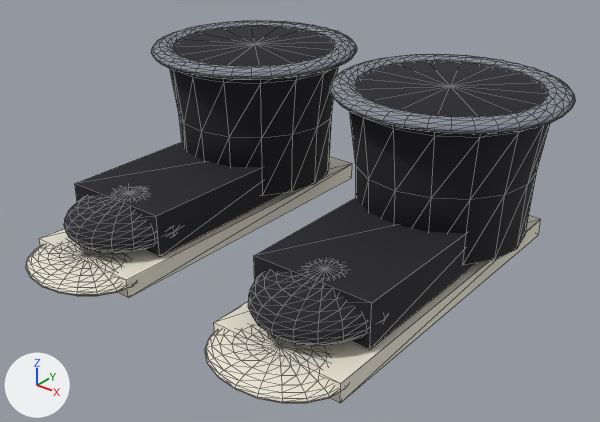
Before and after pictures for a commit that changed the glTF model public/models/wear/shoes_start_m.glb.
Both versions are drawn from a 50 mm camera at (0.408, -0.571, 0.346) aimed at (0.019, -0.085, 0.045). Arrows for +X, +Y and +Z are at lower left; the lights stay in place. The older version comes first. Mesh edges are drawn as thin lines. Vertices at exactly the same position are counted once.
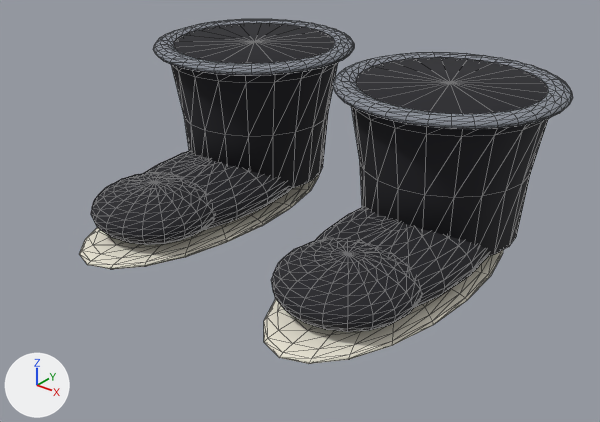
Changed parts and their boxes (x1, y1, x2, y2) in the pictures (600 x 422 px; the box of a moved part takes in the faces that stretch with it):
'Mesh_0', reshaped
    before: (64, 25, 550, 349)
    after: (91, 23, 548, 332)
'Mesh_2', reshaped (18% narrower, 23% shorter)
    before: (26, 157, 541, 403)
    after: (79, 175, 503, 364)
'Mesh_1', reshaped
    before: (151, 20, 575, 134)
    after: (153, 18, 573, 129)
part 1 of me_mesh_0, added
    after: (315, 207, 489, 308)
part 2 of me_mesh_0, added
    after: (272, 238, 422, 332)
part 3 of me_mesh_0, added
    after: (144, 151, 291, 230)
part 4 of me_mesh_0, added
    after: (91, 172, 214, 245)
part 5 of me_mesh_0, deleted
    before: (64, 195, 156, 253)
part 6 of me_mesh_0, deleted
    before: (248, 271, 368, 346)
part 7 of me_mesh_0, moved or reshaped
    before: (75, 25, 550, 349)
    after: (171, 23, 548, 256)
part 8 of me_mesh_1, moved or reshaped
    before: (330, 54, 575, 134)
    after: (333, 52, 573, 129)
part 9 of me_mesh_1, moved or reshaped
    before: (151, 20, 357, 80)
    after: (153, 18, 354, 76)
part 10 of me_mesh_2, added
    after: (264, 250, 503, 364)
part 11 of me_mesh_2, added
    after: (79, 175, 319, 269)
part 12 of me_mesh_2, deleted
    before: (205, 329, 339, 403)
part 13 of me_mesh_2, deleted
    before: (26, 243, 126, 296)
part 14 of me_mesh_2, deleted
    before: (214, 216, 541, 403)
part 15 of me_mesh_2, deleted
    before: (39, 157, 352, 298)

The change, as a diff of the scene's bpy script:
```diff
--- a/public/models/wear/shoes_start_m.glb.py
+++ b/public/models/wear/shoes_start_m.glb.py
@@ me_mesh_0 @@
 # used by ob_mesh_0; location = (0.0, 0.0, 0.0)
-me_mesh_0.from_pydata(...)  # 672 vertices, 1320 faces; spans x -0.19..0.19, y -0.221..0.087, z 0.013..0.148
+me_mesh_0.from_pydata(...)  # 1212 vertices, 2400 faces; spans x -0.188..0.188, y -0.19..0.085, z 0.003..0.151
+# me_mesh_0 part 1: a new loose piece, a UV sphere (20 segments, 14 rings, poles along z) spanning x 0.041..0.165, y -0.179..0.067, z 0.003..0.055, in mat_material_0 (black #1e1e24)
+# me_mesh_0 part 2: a new loose piece, a UV sphere (20 segments, 14 rings, poles along z) spanning x 0.047..0.159, y -0.19..-0.078, z 0.008..0.055, in mat_material_0 (black #1e1e24)
+# me_mesh_0 part 3: a new loose piece, a UV sphere (20 segments, 14 rings, poles along z) spanning x -0.165..-0.041, y -0.179..0.067, z 0.003..0.055, in mat_material_0 (black #1e1e24)
+# me_mesh_0 part 4: a new loose piece, a UV sphere (20 segments, 14 rings, poles along z) spanning x -0.159..-0.047, y -0.19..-0.078, z 0.008..0.055, in mat_material_0 (black #1e1e24)
+# me_mesh_0 part 5: the loose piece of 262 vertices spanning x -0.155..-0.052, y -0.221..-0.104, z 0.013..0.055 is deleted
+# me_mesh_0 part 6: the loose piece of 262 vertices spanning x 0.052..0.155, y -0.221..-0.104, z 0.013..0.055 is deleted
+# me_mesh_0 part 7: 146 vertices removed from x -0.19..0.19, y -0.179..0.087, z 0.018..0.148; 162 vertices added at x -0.188..0.188, y -0.085..0.085, z 0.026..0.151
 me_mesh_0.materials.append(mat_material_0)
@@ me_mesh_1 @@
 # used by ob_mesh_1; location = (0.0, 0.0, 0.0)
-me_mesh_1.from_pydata(...)  # 740 vertices, 1440 faces; spans x -0.198..0.198, y -0.095..0.095, z 0.141..0.151
+me_mesh_1.from_pydata(...)  # 740 vertices, 1440 faces; spans x -0.196..0.196, y -0.093..0.093, z 0.144..0.153
+# me_mesh_1 part 8: the loose piece of 370 vertices spanning x 0.008..0.198, y -0.095..0.095, z 0.141..0.151 is scaled about its middle by (0.986, 0.986, 0.9), then moved by (0.0, 0.0, 0.003)
+# me_mesh_1 part 9: the loose piece of 370 vertices spanning x -0.198..-0.008, y -0.095..0.095, z 0.141..0.151 is scaled about its middle by (0.986, 0.986, 0.9), then moved by (0.0, 0.0, 0.003)
 me_mesh_1.materials.append(mat_material_1)
@@ me_mesh_2 @@
 # used by ob_mesh_2; location = (0.0, 0.0, 0.0)
-me_mesh_2.from_pydata(...)  # 540 vertices, 1064 faces; spans x -0.159..0.159, y -0.258..0.084, z 0.0..0.017
+me_mesh_2.from_pydata(...)  # 524 vertices, 1040 faces; spans x -0.168..0.168, y -0.213..0.078, z -0.001..0.016
+# me_mesh_2 part 10: a new loose piece, a UV sphere (20 segments, 14 rings, poles along z) spanning x 0.038..0.168, y -0.213..0.078, z -0.001..0.016, in mat_material_2 (white #ebe6d6)
+# me_mesh_2 part 11: a new loose piece, a UV sphere (20 segments, 14 rings, poles along z) spanning x -0.168..-0.038, y -0.213..0.078, z -0.001..0.016, in mat_material_2 (white #ebe6d6)
+# me_mesh_2 part 12: the loose piece of 262 vertices spanning x 0.047..0.159, y -0.258..-0.168, z 0.0..0.017 is deleted
+# me_mesh_2 part 13: the loose piece of 262 vertices spanning x -0.159..-0.047, y -0.258..-0.168, z 0.0..0.017 is deleted
+# me_mesh_2 part 14: the loose piece of 8 vertices spanning x 0.047..0.159, y -0.218..0.084, z 0.0..0.016 is deleted
+# me_mesh_2 part 15: the loose piece of 8 vertices spanning x -0.159..-0.047, y -0.218..0.084, z 0.0..0.016 is deleted
 me_mesh_2.materials.append(mat_material_2)
```
